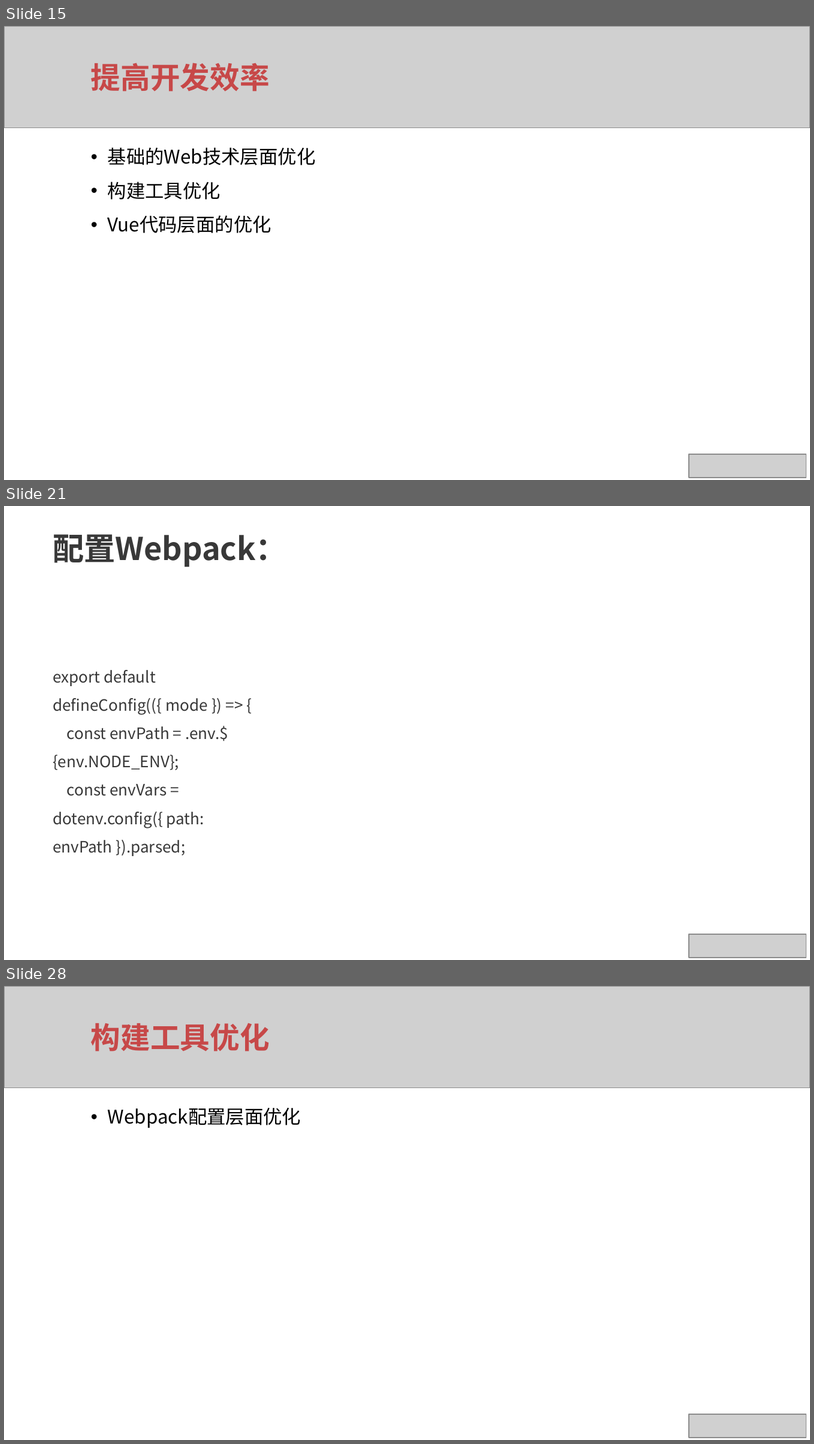
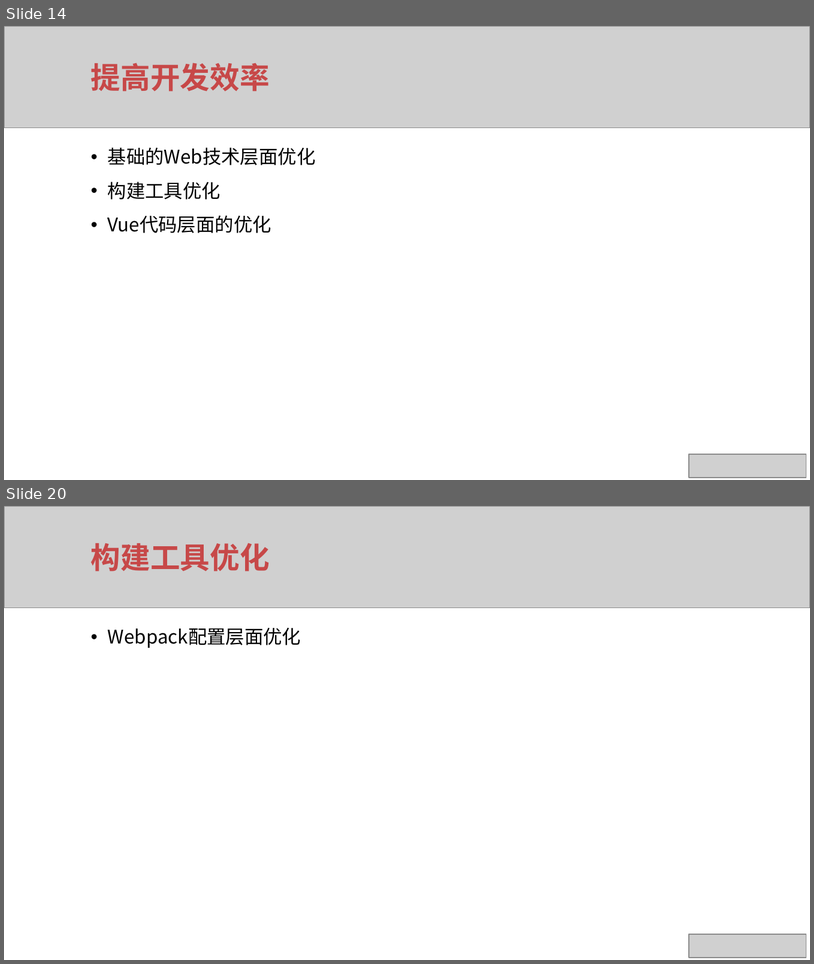
Before and after one commit to xuqunhai/python, a slide deck: rx/Vue项目最佳实践.pptx. Shown one above the other, each under a label of ours: slides 15, 21 and 28 before the commit, slides 14 and 20 after it; the slides between them are not shown. The pictures are 814x1444 and 814x964 pixels, drawn with LibreOffice and Linux fonts; fonts in the diff are those of the drawing; grey boxes stand for pictures; background and template pictures are left out. Boxes give left, top, right and bottom in pixels: in the first picture for what was removed or moved away, otherwise in the second. Text is boxed around its words. In the diff, an @@ line names an element or a change of style, - is before the commit and + after.

```diff
--- a/rx/Vue项目最佳实践.pptx
+++ b/rx/Vue项目最佳实践.pptx
@@ slide 21 removed at (x1=4, y1=506, x2=810, y2=960), background picture (left out) @@
@@ text removed at (x1=53, y1=534, x2=287, y2=567) @@
-配置Webpack：
@@ text removed at (x1=53, y1=670, x2=228, y2=856) @@
-export default defineConfig(({ mode }) => {
-const envPath = .env.${env.NODE_ENV};
-const envVars = dotenv.config({ path: envPath }).parsed;
@@ picture removed at (x1=689, y1=934, x2=806, y2=958) @@
@@ what was slide 15 is now slide 14 @@
@@ what was slide 28 is now slide 20 @@
```
Also in this commit, not shown: 7 slides changed, 7 other slides removed, 1 other file.
